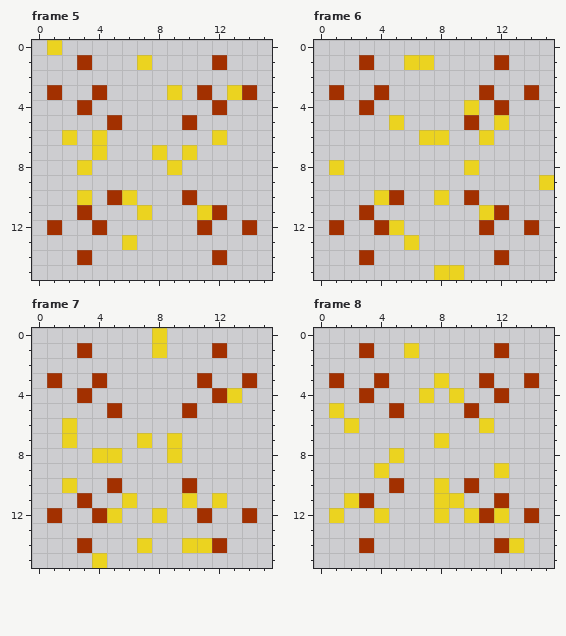
File history of a pixel-art file, Assets/Raw/Sprites/Enemies/Boss4/BigFire.aseprite. Above is the file before it was changed.
16x16 pixels, 8 frames. Shown: frame 5, frame 6, frame 7, frame 8. The commit also changed other frames, which this record leaves out.
Now the later version:
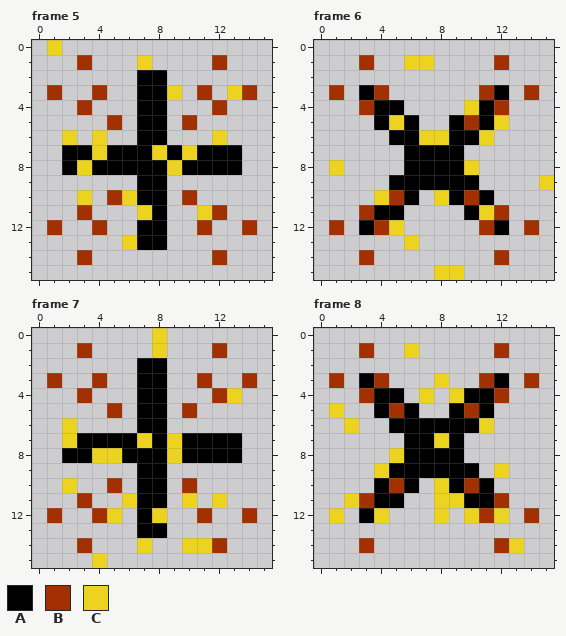
Palette (. is transparent): A #000000  B #a23000  C #ebd320
Changes in this commit:
layer "Cross" added
Frame 5, layer "Cross":
Colour A now appears in rows 2 to 6 at x 7 to 8; in row 7 at x 2 to 3, 5 to 7, 9 and 11 to 13; in row 8 at x 2, 4 to 8 and 10 to 13; in rows 9 to 10 at x 7 to 8; in row 11 at x 8; in rows 12 to 13 at x 7 to 8.
Frame 6, layer "Cross":
Colour A now appears in row 3 at x 3 and 12; in row 4 at x 4 to 5 and 11; in row 5 at x 4, 6, 9 and 11; in row 6 at x 5 to 6 and 9 to 10; in rows 7 to 8 at x 6 to 9; in row 9 at x 5 to 10.
Colour A now appears in row 10 at x 6, 9 and 11; in row 11 at x 4 to 5 and 10; in row 12 at x 3 and 12.
Frame 7, layer "Cross":
Colour A now appears in rows 2 to 6 at x 7 to 8; in row 7 at x 3 to 6, 8 and 10 to 13; in row 8 at x 2 to 3, 6 to 8 and 10 to 13; in rows 9 to 11 at x 7 to 8; in row 12 at x 7; in row 13 at x 7 to 8.
Frame 8, layer "Cross":
Colour A now appears in row 3 at x 3 and 12; in row 4 at x 4 to 5 and 10 to 11; in row 5 at x 4, 6, 9 and 11; in row 6 at x 5 to 10; in row 7 at x 6 to 7 and 9; in row 8 at x 6 to 9.
Colour A now appears in row 9 at x 5 to 10; in row 10 at x 4, 6, 9 and 11; in row 11 at x 4 to 5 and 10 to 11; in row 12 at x 3.
Boxes around the changes in both pictures, in picture pixels (x1, y1, x2, y2):
added: (62, 70, 242, 250)
added: (359, 85, 509, 235)
added: (62, 358, 242, 538)
added: (359, 373, 509, 523)
